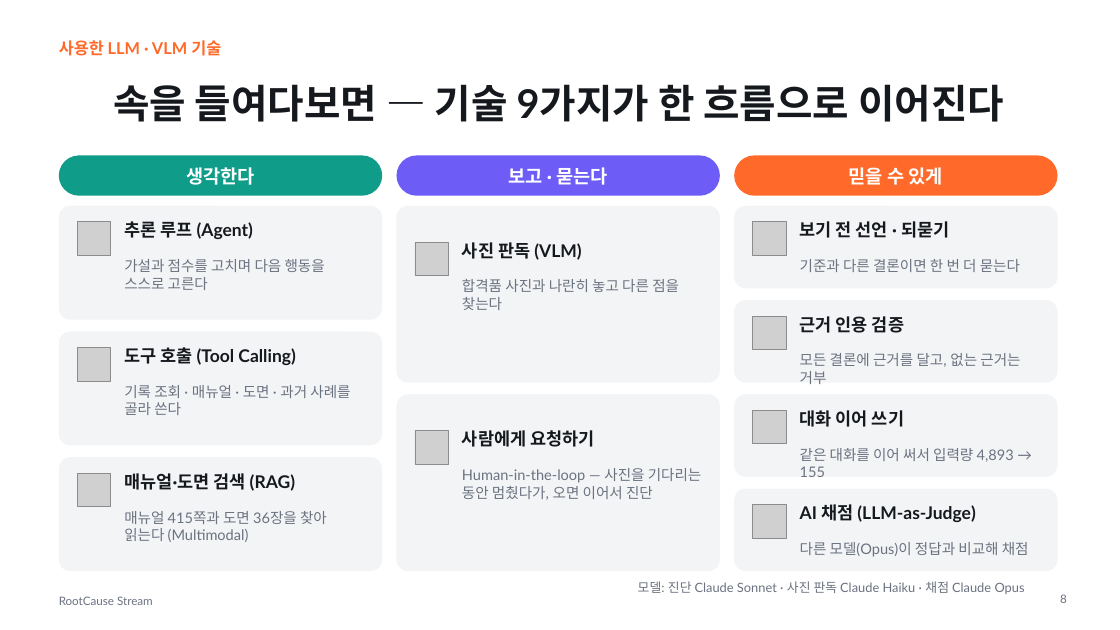
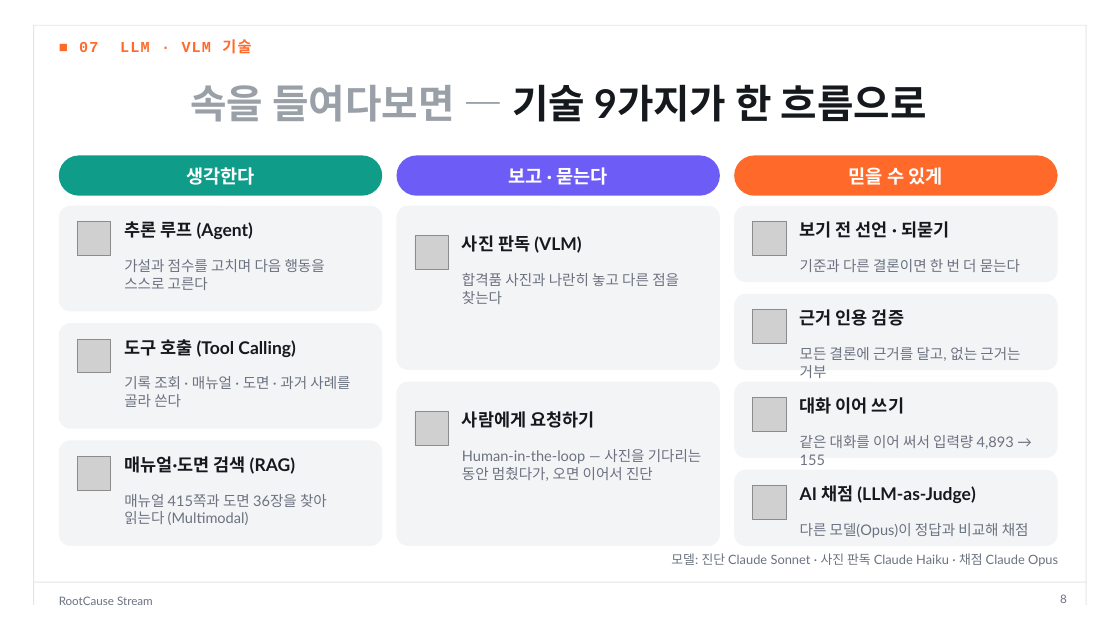
Before and after one commit to dlwogud/rootcause-stream, a slide deck: slide 8 of deck/RootCause_Stream_발표자료.pptx. Drawn at 1120x630 pixels with LibreOffice and Linux fonts; fonts in the diff are those of the drawing; grey boxes stand for pictures. Boxes give left, top, right and bottom in pixels: in the first picture for what was removed or moved away, otherwise in the second. Text is boxed around its words. In the diff, an @@ line names an element or a change of style, - is before the commit and + after.

```diff
--- a/deck/RootCause_Stream_발표자료.pptx
+++ b/deck/RootCause_Stream_발표자료.pptx
@@ line added from (34, 25) to (34, 605), #E3E5E9 0.75 pt @@
@@ line added from (34, 25) to (1086, 25), #E3E5E9 0.75 pt @@
@@ line added from (1086, 25) to (1086, 605), #E3E5E9 0.75 pt @@
@@ text at (x1=79, y1=39, x2=251, y2=54): text changed; size 14 to 13 pt; font Lato to Courier New @@
-사용한 LLM · VLM 기술
+■ 07 LLM · VLM 기술
@@ title at (x1=190, y1=84, x2=927, y2=122): text changed @@
-속을 들여다보면 — 기술 9가지가 한 흐름으로 이어진다
+속을 들여다보면 — 기술 9가지가 한 흐름으로
@@ rounded rectangle resized from (x1=397, y1=206, x2=720, y2=382) to (x1=397, y1=206, x2=720, y2=371) @@
@@ rounded rectangle resized from (x1=734, y1=300, x2=1058, y2=382) to (x1=734, y1=294, x2=1058, y2=371) @@
@@ rounded rectangle resized from (x1=59, y1=332, x2=382, y2=446) to (x1=59, y1=323, x2=382, y2=429) @@
@@ 4 texts, 2 pictures moved together from (x1=415, y1=242, x2=1020, y2=384) to (x1=415, y1=235, x2=1020, y2=378) @@
@@ text "기록 조회 · 매뉴얼 · ..." moved from (x1=124, y1=385, x2=350, y2=415) to (x1=124, y1=376, x2=350, y2=407) @@
@@ rounded rectangle resized from (x1=397, y1=395, x2=720, y2=571) to (x1=397, y1=381, x2=720, y2=546) @@
@@ rounded rectangle resized from (x1=734, y1=395, x2=1058, y2=477) to (x1=734, y1=381, x2=1058, y2=458) @@
@@ 3 texts, 2 pictures moved together from (x1=77, y1=347, x2=1014, y2=477) to (x1=77, y1=339, x2=1014, y2=465) @@
@@ rounded rectangle resized from (x1=59, y1=457, x2=382, y2=571) to (x1=59, y1=440, x2=382, y2=546) @@
@@ picture moved from (x1=77, y1=473, x2=111, y2=507) to (x1=77, y1=456, x2=111, y2=490) @@
@@ text "매뉴얼·도면 검색 (RAG)" moved from (x1=124, y1=473, x2=295, y2=491) to (x1=124, y1=456, x2=295, y2=474) @@
@@ proportions changed in 7 elements at (x1=397, y1=206, x2=720, y2=371), (x1=734, y1=294, x2=1058, y2=371), (x1=59, y1=323, x2=382, y2=429), (x1=734, y1=381, x2=1058, y2=458), (x1=397, y1=381, x2=720, y2=546), (x1=59, y1=440, x2=382, y2=546), (x1=734, y1=470, x2=1058, y2=546) @@
@@ rounded rectangle resized from (x1=734, y1=489, x2=1058, y2=571) to (x1=734, y1=470, x2=1058, y2=546) @@
@@ text "매뉴얼 415쪽과 도면 36장을 찾아 ..." moved from (x1=124, y1=511, x2=327, y2=542) to (x1=124, y1=494, x2=327, y2=525) @@
@@ 4 texts, 2 pictures moved together from (x1=415, y1=430, x2=1029, y2=557) to (x1=415, y1=411, x2=1029, y2=538) @@
@@ text "모델: 진단 Claude Sonnet · ..." moved from (x1=638, y1=581, x2=1025, y2=594) to (x1=671, y1=553, x2=1058, y2=566) @@
@@ line added from (34, 582) to (1086, 582), #E3E5E9 0.75 pt @@
```
Also in this commit, not shown: 15 other slides changed, 8 other files.
